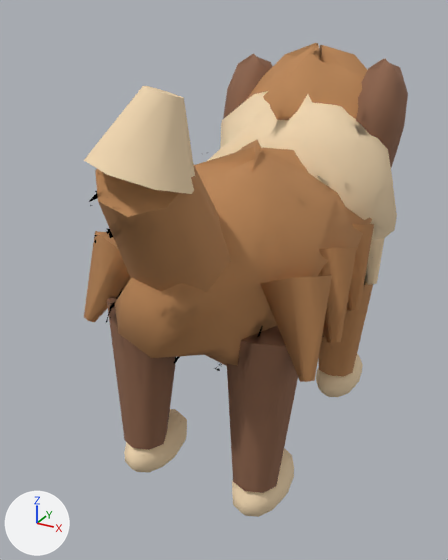
One commit to the glTF model src/apps/iygtw/main.resources/moss.glb: the scene before it, then after it.
Both versions are drawn from a 50 mm lens placed at (0.38, -0.811, 0.67), pointed at (-0.036, -0.054, 0.291). Every picture has the same lights, and +X, +Y and +Z are marked at lower left. The first picture is the older version. Vertices at exactly the same position are counted once.

Objects in the first picture: 'Moss • body, ears and paws'.
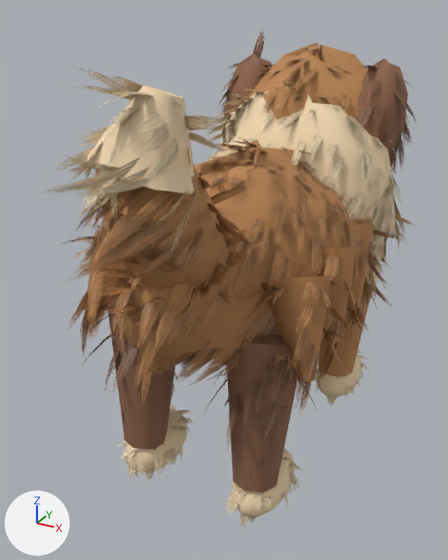
Pixel boxes [x1, y1, x2, y2] of what changed, in the pictures (448 x 560 px):
'Moss • body, ears and paws', surface changed, reshaped
    before: [84, 43, 408, 517]
    after: [33, 28, 418, 527]
part 1 of me_moss___body__ears_and_paws, built on (brown)
    after: [33, 28, 418, 527]

The change, as a list of edits to the scene's bpy script:
```text
Change mat_moss___copper_coat:
    remove n5 = _N.new('ShaderNodeUVMap'); n5.name = 'UV Map'
    remove n5.uv_map = 'UVMap.-01'
    where n4 = _N.new('ShaderNodeTexImage'); n4.name = 'Image Texture'
    remove _L.new(n5.outputs[0], n4.inputs[0])  # 'UV' to 'Vector'
Change mat_moss___cream_ruff:
    remove n5 = _N.new('ShaderNodeUVMap'); n5.name = 'UV Map'
    remove n5.uv_map = 'UVMap.-01'
    where n4 = _N.new('ShaderNodeTexImage'); n4.name = 'Image Texture'
    remove _L.new(n5.outputs[0], n4.inputs[0])  # 'UV' to 'Vector'
Change mat_moss___sable_tips:
    remove n5 = _N.new('ShaderNodeUVMap'); n5.name = 'UV Map'
    remove n5.uv_map = 'UVMap.-01'
    where n4 = _N.new('ShaderNodeTexImage'); n4.name = 'Image Texture'
    remove _L.new(n5.outputs[0], n4.inputs[0])  # 'UV' to 'Vector'
Change me_moss___body__ears_and_paws:
    used by ob_moss___body__ears_and_paws; location = (0.0, 0.0, 0.0)
    remove me_moss___body__ears_and_paws.from_pydata(...)  # 17090 vertices, 18492 faces; spans x -0.243..0.232, y -0.442..0.398, z -0.019..0.631
    add me_moss___body__ears_and_paws.from_pydata(...)  # 30446 vertices, 31848 faces; spans x -0.219..0.221, y -0.452..0.387, z -0.009..0.641
    me_moss___body__ears_and_paws part 1: 3 vertices moved within x -0.144..0.094, y -0.277..-0.065, z 0.368..0.431; 500 vertices removed from x -0.211..0.205, y -0.373..0.306, z 0.042..0.593; 28928 vertices added at x -0.219..0.221, y -0.452..0.364, z -0.009..0.641
    other edits to the shape of me_moss___body__ears_and_paws do not show in these pictures
```
